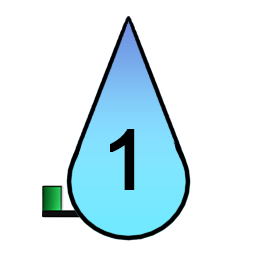
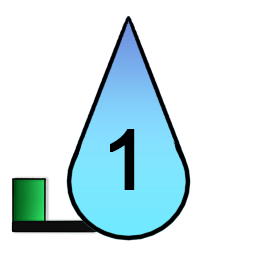
Layer changes from the first 256 x 256 image to the second:
painted on "flag1" over [11, 176, 98, 235]
